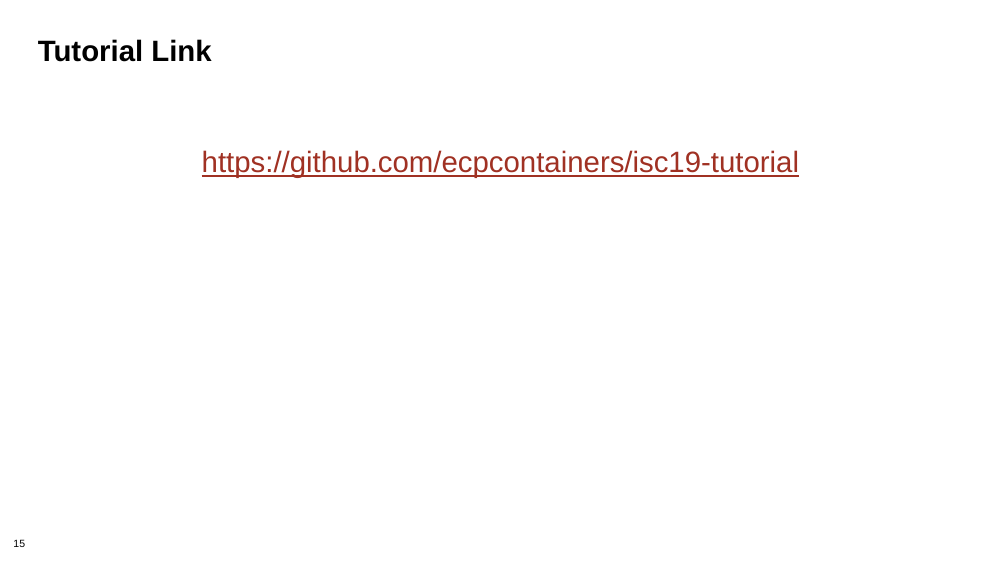
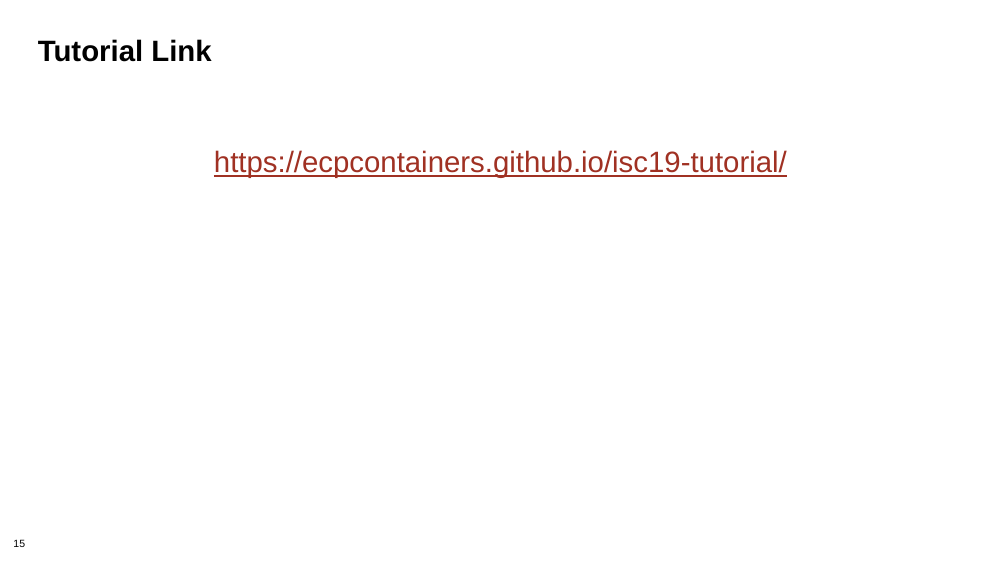
Before and after one commit to supercontainers/isc-tutorial, a slide deck: slide 15 of slides/isc19_intro_to_containers_ajy.pptx. Drawn at 1008x567 pixels with LibreOffice and Linux fonts; fonts in the diff are those of the drawing; background and template pictures are left out. Boxes give left, top, right and bottom in pixels: in the first picture for what was removed or moved away, otherwise in the second. Text is boxed around its words. In the diff, an @@ line names an element or a change of style, - is before the commit and + after.

Commit message:
Updating slides to include updated page link.

```diff
--- a/slides/isc19_intro_to_containers_ajy.pptx
+++ b/slides/isc19_intro_to_containers_ajy.pptx
@@ text at bbox=[214, 150, 787, 178]: text changed @@
-https://github.com/ecpcontainers/isc19-tutorial
+https://ecpcontainers.github.io/isc19-tutorial/
```
Also in this commit, not shown: 1 other slide changed, 1 other file.
